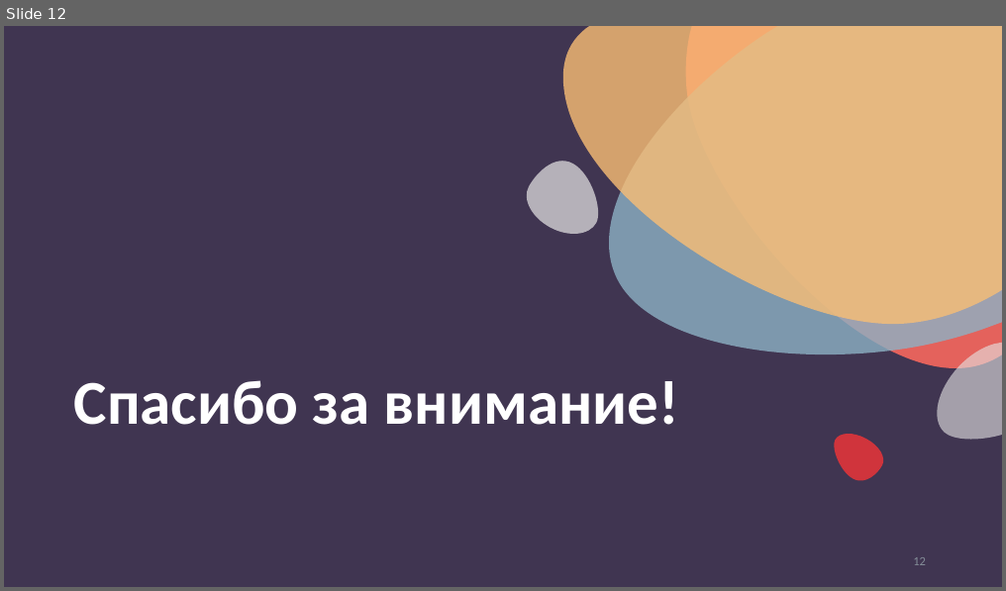
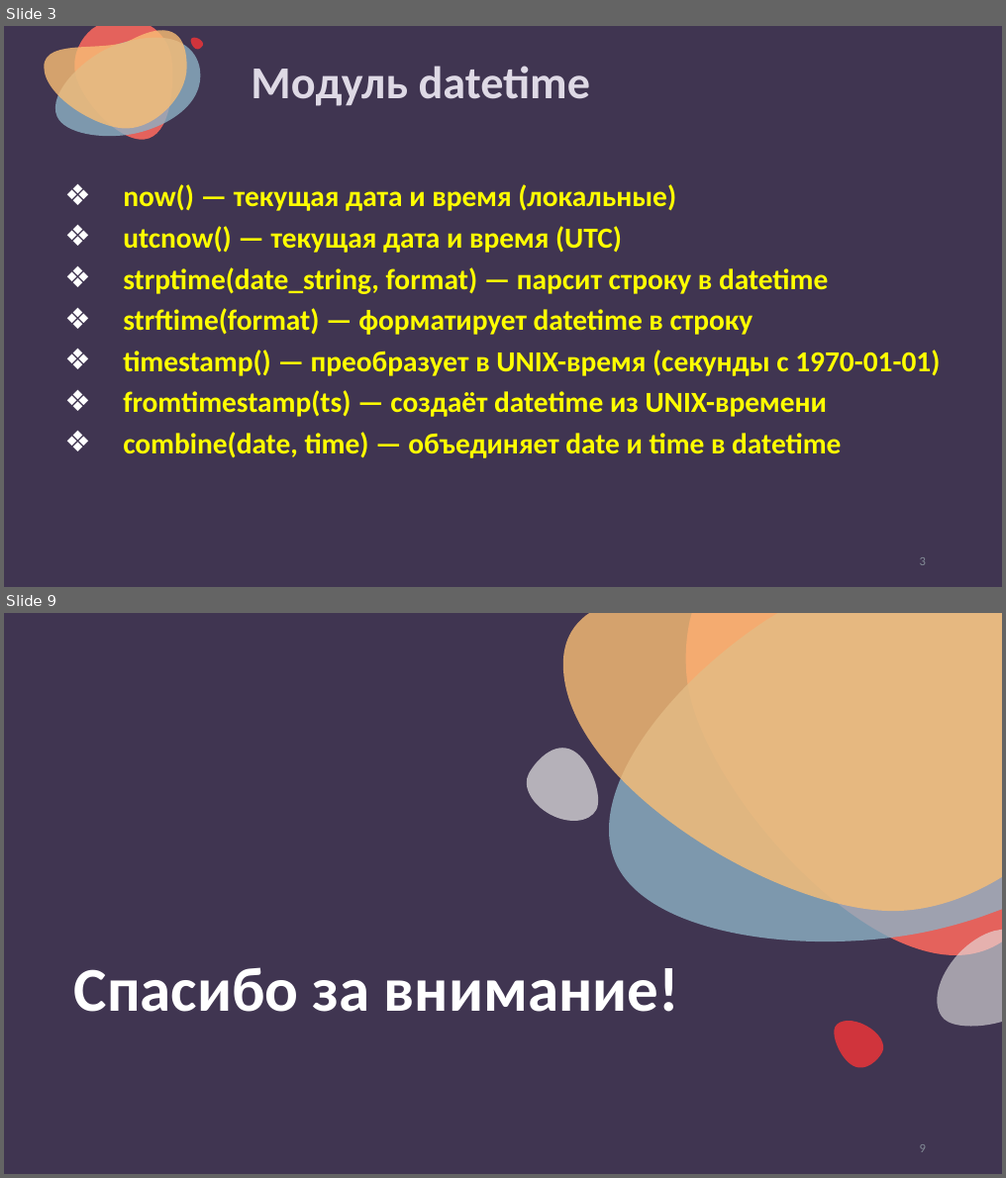
Before and after one commit to nesrv/python-for-odin.study, a slide deck: m4-1-Работа-с-датой-и-временем/Работа+с+датой+и+временем.pptx. Shown one above the other, each under a label of ours: slide 12 before the commit, slides 3 and 9 after it; the slides between them are not shown. The pictures are 1006x591 and 1006x1178 pixels, drawn with LibreOffice and Linux fonts; fonts in the diff are those of the drawing. Boxes give left, top, right and bottom in pixels: in the first picture for what was removed or moved away, otherwise in the second. Text is boxed around its words. In the diff, an @@ line names an element or a change of style, - is before the commit and + after.

```diff
--- a/m4-1-Работа-с-датой-и-временем/Работа+с+датой+и+временем.pptx
+++ b/m4-1-Работа-с-датой-и-временем/Работа+с+датой+и+временем.pptx
@@ slide 3 added at (x1=4, y1=26, x2=1002, y2=587), background #403551 @@
@@ freeform shape added at (x1=44, y1=31, x2=187, y2=129), fill #F9BE75 at 80% opacity @@
@@ freeform shape added at (x1=55, y1=37, x2=201, y2=136), fill #8DB1C4 at 80% opacity @@
@@ freeform shape added at (x1=74, y1=26, x2=172, y2=140), fill #E4625C @@
@@ freeform shape added at (x1=190, y1=37, x2=202, y2=49), fill #D0343C @@
@@ title added at (x1=251, y1=66, x2=590, y2=106), 44 pt, text #DED9E5, bold @@
+Модуль datetime
@@ freeform shape added at (x1=76, y1=141, x2=94, y2=159), fill #403551 @@
@@ text added at (x1=123, y1=184, x2=940, y2=459), 28 pt, text #FFFF00, bold @@
+❖ now() — текущая дата и время (локальные)
+❖ utcnow() — текущая дата и время (UTC)
+❖ strptime(date_string, format) — парсит строку в datetime
+❖ strftime(format) — форматирует datetime в строку
+❖ timestamp() — преобразует в UNIX-время (секунды с 1970-01-01)
+❖ fromtimestamp(ts) — создаёт datetime из UNIX-времени
+❖ combine(date, time) — объединяет date и time в datetime
@@ page number added at (x1=920, y1=558, x2=926, y2=566), 12 pt, text #838C97 @@
+3
@@ what was slide 12 is now slide 9 @@
@@ page number at (x1=920, y1=1145, x2=926, y2=1153): text changed @@
-12
+9
```
Also in this commit, not shown: 1 slide changed, 6 other slides added, 10 slides removed, 23 other files.
